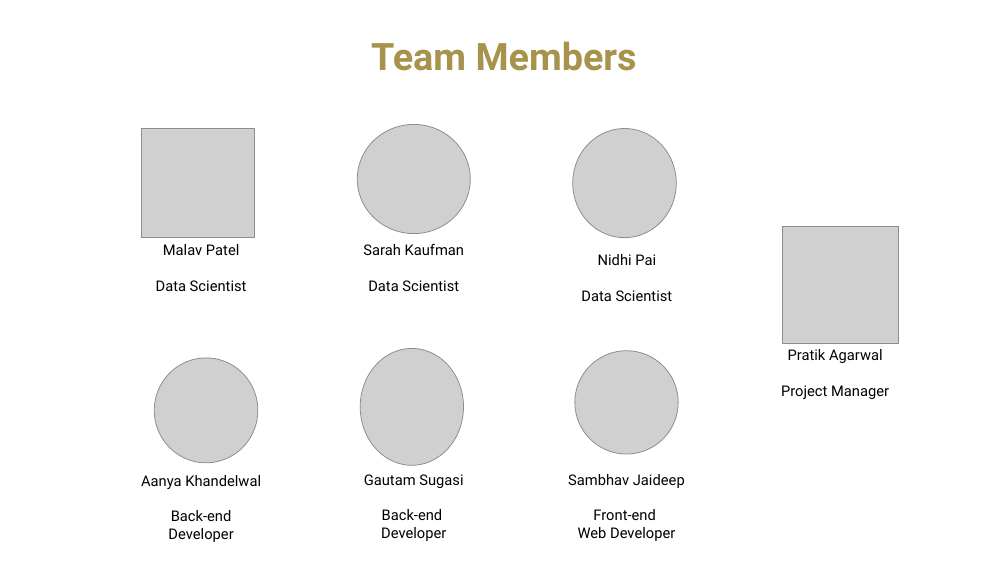
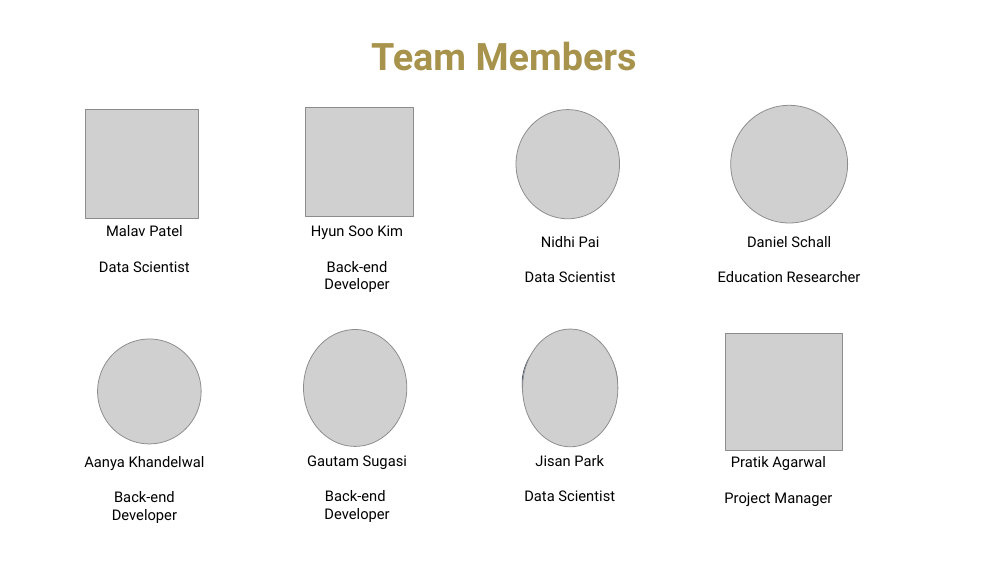
Before and after one commit to saloni-agshiker/DataDrivenEducationLab, a slide deck: slide 2 of spring-2022/presentations/VIP Presentation 1.pptx. Drawn at 1008x567 pixels with LibreOffice and Linux fonts; fonts in the diff are those of the drawing; grey boxes stand for pictures; background and template pictures are left out. Boxes give left, top, right and bottom in pixels: in the first picture for what was removed or moved away, otherwise in the second. Text is boxed around its words. In the diff, an @@ line names an element or a change of style, - is before the commit and + after.

Commit message:
Little reorganization and added project related files and docs for Spring 2022 - Pratik

```diff
--- a/spring-2022/presentations/VIP Presentation 1.pptx
+++ b/spring-2022/presentations/VIP Presentation 1.pptx
@@ picture: place and size @@
-picture at (358,125,471,234)
+picture at (306,107,413,216)
@@ picture added at (731,105,848,223) @@
@@ text added at (311,225,403,292), 14 pt, text #000000 @@
+Hyun Soo Kim
+Back-end
+Developer
@@ text added at (718,236,861,282), 14 pt, text #000000 @@
+Daniel Schall
+Education Researcher
@@ text removed at (363,244,465,291) @@
-Sarah Kaufman
-Data Scientist
@@ picture added at (523,329,618,447) @@
@@ 4 texts, 4 pictures, 2 smiley faces: place and size @@
-4 texts, 4 pictures, 2 smiley faces at (141,129,677,542)
+4 texts, 4 pictures, 2 smiley faces at (84,110,620,523)
@@ picture removed at (575,351,678,454) @@
@@ picture: place and size @@
-picture at (782,226,899,343)
+picture at (725,333,842,451)
@@ text "Pratik Agarwal": place and size @@
-text "Pratik Agarwal" at (781,349,889,399)
+text "Pratik Agarwal" at (724,456,832,506)
@@ text at (524,455,615,501): text changed @@
-Sambhav Jaideep
-Front-end
-Web Developer
+Jisan Park
+Data Scientist
```
Also in this commit, not shown: 7 other slides changed, 12 slides added, 13 slides removed, 11 other files.
